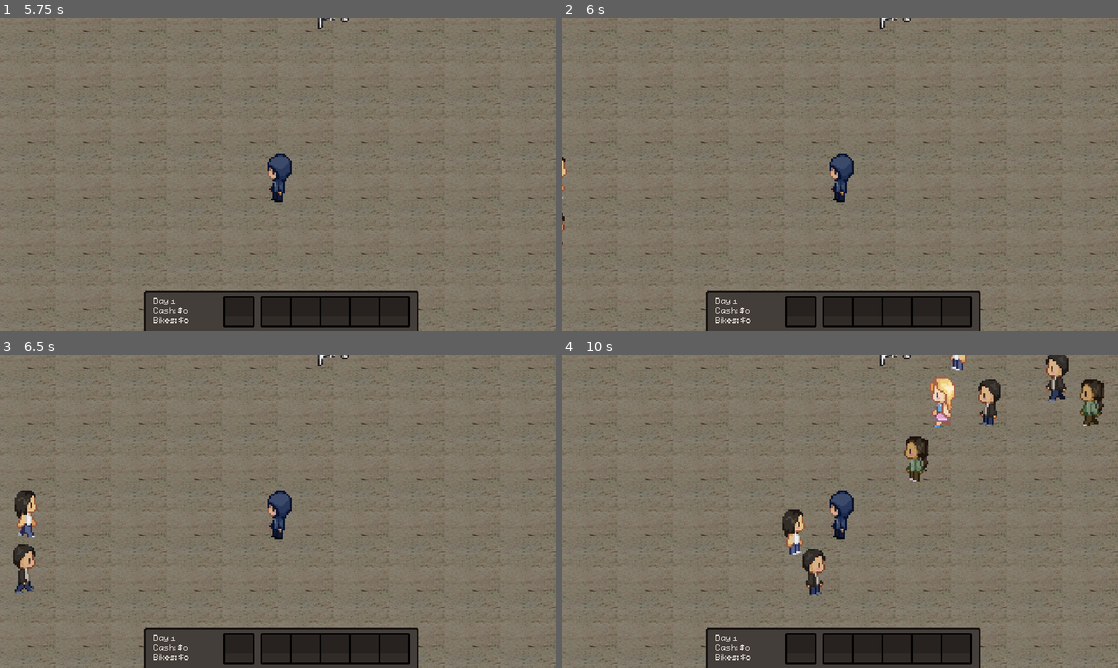
Above: before the commit, frames 1-4 (two rows, left to right).
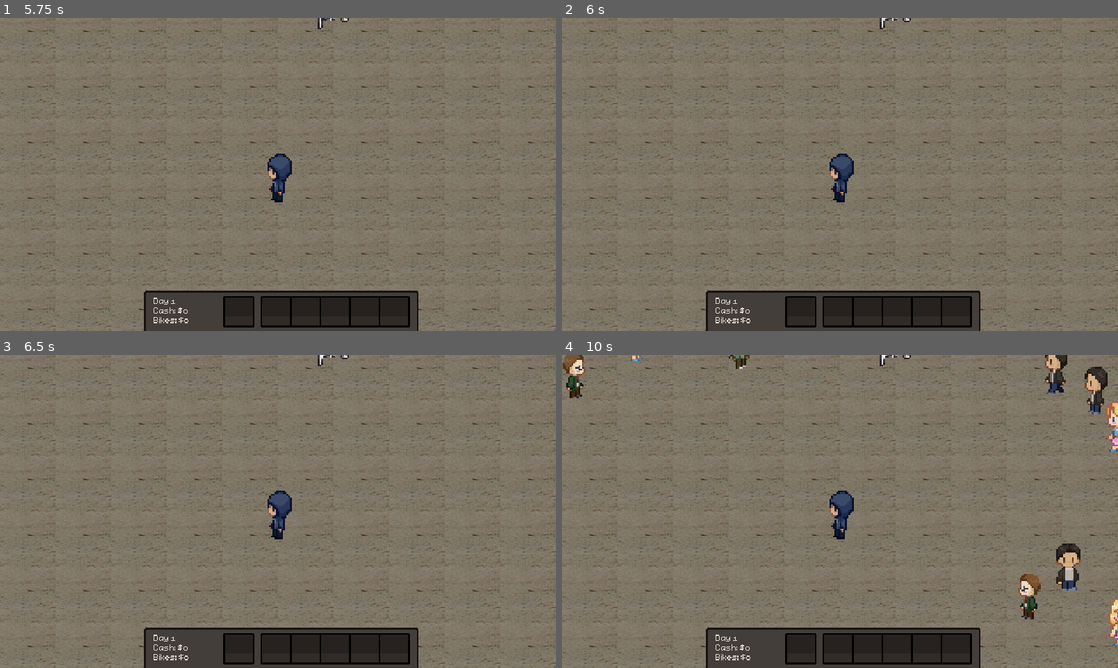
Above: after the commit, the same moments.

Repository: nithinsenthil/UCDBTS
Game: Godot game, scene res://Scenes/level_1.tscn
Same seed, same stepped clock (60 frames per second), same inputs: the game is played once before the commit and once after it. This scene is started directly instead of the project's main scene. The engine's default icon, where the game draws it, is replaced by a stand-in: a white triangle on a blue panel in a dark square.
Inputs (mouse positions are in pixels of both pictures, inside the frame that each line leads up to):
- Up to frame 1 (5.75 s): tap Enter at 0.5 s; move the mouse to (400, 158) at 0.52 s; hold D (Right) 0.53-1.28 s; tap L (BikeMinigameEnd) at 0.6, 5.1 s; tap K (BikeMinigameStart) at 1.25, 1.35, 2, 2.75, 3.5, 4.25 s; move the mouse to (166, 190) at 1.27 s; hold S (Down) 1.28-2.03 s; move the mouse to (333, 105) at 2.02 s; hold D (Right) 2.03-2.78 s; tap P (CameraControlsOff) at 2.1 s; move the mouse to (250, 237) at 2.77 s; hold W (Up) 2.78-3.53 s; tap O (CameraControlsOn) at 2.85 s; move the mouse to (444, 221) at 3.52 s; hold F (Interact) 3.53-4.28 s; hold A (Left) 3.53-5.03 s; move the mouse to (111, 127) at 4.27 s; right-click (111, 127) at 4.35 s; move the mouse to (305, 174) at 5.02 s; hold S (Down) from 5.03 s (still down)
- Up to frame 2 (6 s): move the mouse to (756, 96) at 5.77 s; release S (Down) at 5.78 s; hold D (Right) from 5.78 s (still down); tap K (BikeMinigameStart) at 5.85 s
- Up to frame 3 (6.5 s): keep holding D (Right)
- Up to frame 4 (10 s): move the mouse to (962, 495) at 6.52 s; release D (Right) at 6.53 s; hold W (Up) 6.53-7.28 s; tap P (CameraControlsOff) at 6.6 s; move the mouse to (728, 527) at 7.27 s; hold D (Right) 7.28-8.03 s; tap O (CameraControlsOn) at 7.35 s; move the mouse to (895, 442) at 8.02 s; hold S (Down) 8.03-8.78 s; hold F (Interact) 8.03-8.78 s; move the mouse to (812, 574) at 8.77 s; hold A (Left) 8.78-9.53 s; right-click (812, 574) at 8.85 s; move the mouse to (1006, 558) at 9.52 s; hold W (Up) from 9.53 s (still down); tap L (BikeMinigameEnd) at 9.6 s

Frame 1 is identical in both runs. In frame 2, less than 0.1% of the frame differs, in the area x 0-1%, y 44-73%; in frame 3, 0.9%; in frame 4, 5.3%, in the area x 0-100%, y 0-93%.
Error in both runs: Cannot call method 'add_child' on a null value. (res://Scripts/Managers/scene_manager.gd:27)

Commit message:
Make suspicious NPCs track the player

Diff:
--- a/ucdbts/Scenes/level_1.tscn
+++ b/ucdbts/Scenes/level_1.tscn
@@ -147,7 +147,7 @@
 [node name="SpawnManager" type="Node" parent="." node_paths=PackedStringArray("spawnpoints")]
 script = ExtResource("9_wrinw")
 spawnpoints = [NodePath("SpawnPoint1"), NodePath("SpawnPoint2"), NodePath("SpawnPoint3"), NodePath("SpawnPoint4"), NodePath("SpawnPoint5")]
-max_num_npcs = 32
+max_num_npcs = 50
 
 [node name="SpawnPoint1" type="Node2D" parent="SpawnManager"]
 position = Vector2(-527, -417)
--- a/ucdbts/Scripts/NPC/locomotion.gd
+++ b/ucdbts/Scripts/NPC/locomotion.gd
@@ -6,12 +6,16 @@
 const MEAN_WANDER: float = 2.0
 const STDEV_WANDER: float = 0.67
 
-const _DEFAULT_DESIRED_DISTANCE = 10.0
+const _DEFAULT_DESIRED_DISTANCE := 20.0
+const _PATH_UPDATE_TIME := 0.5
 
 var _tendency_to_wander : float = 2.0
+var _update_timer : float = 0.0
+var _noise : FastNoiseLite
 
 @onready var _npc : CharacterBody2D = $".."
 @onready var _nav_agent : NavigationAgent2D = $NavigationAgent2D
+@onready var _brain : Brain = $"../Brain"
 
 
 # Code adapted from https://docs.godotengine.org/en/stable/tutorials/navigation/navigation_introduction_2d.html
@@ -21,6 +25,12 @@
 
 	_nav_agent.connect("velocity_computed", _on_navigation_agent_2d_velocity_computed)
 	_nav_agent.max_speed = _npc.movement_speed
+
+	# Set up noise source for wandering
+	_noise = FastNoiseLite.new()
+	_noise.seed = round(Time.get_unix_time_from_system())
+	_noise.noise_type = FastNoiseLite.TYPE_PERLIN
+	_noise.frequency = 0.001
 
 	# Wait for NavigationServer to come up
 	actor_setup.call_deferred()
@@ -35,7 +45,13 @@
 	_nav_agent.target_position = target
 
 
-func _physics_process(_delta):
+func _physics_process(delta):
+	_update_timer += delta
+	if (_update_timer < _PATH_UPDATE_TIME):
+		return
+	else:
+		_update_timer = 0.0
+
 	if _nav_agent.is_navigation_finished():
 		npc_manager._destroy_npc(_npc)
 		return
@@ -43,8 +59,23 @@
 	var current_agent_position: Vector2 = global_position
 	var next_path_position: Vector2 = _nav_agent.get_next_path_position()
 
-	var raw_velocity = current_agent_position.direction_to(next_path_position)
+	var raw_velocity := current_agent_position.direction_to(next_path_position)
 	raw_velocity *= _npc.movement_speed
+
+	var angular_wander := 0.15 * PI * (_noise.get_noise_1d(Time.get_ticks_msec()) - 0.5)
+	angular_wander *= _tendency_to_wander
+	raw_velocity = raw_velocity.rotated(angular_wander)
+
+	# Move the NPC towards the player. Scale with suspicion and npc velocity
+	var suspicion_scalar = _brain.suspicion / _brain._maximum_suspicion
+	var player_vector: Vector2 = (
+		get_tree().current_scene.get_node("Player").global_position - global_position
+	)
+	player_vector = player_vector.normalized() * raw_velocity.distance_to(Vector2.ZERO)
+	player_vector = player_vector * suspicion_scalar
+	player_vector = player_vector * _tendency_to_wander / MEAN_WANDER
+	raw_velocity += player_vector
+
 	_nav_agent.set_velocity(raw_velocity)
 
 
Not shown: 1 places in ucdbts/Scenes/level_1.tscn that only renumber resources
